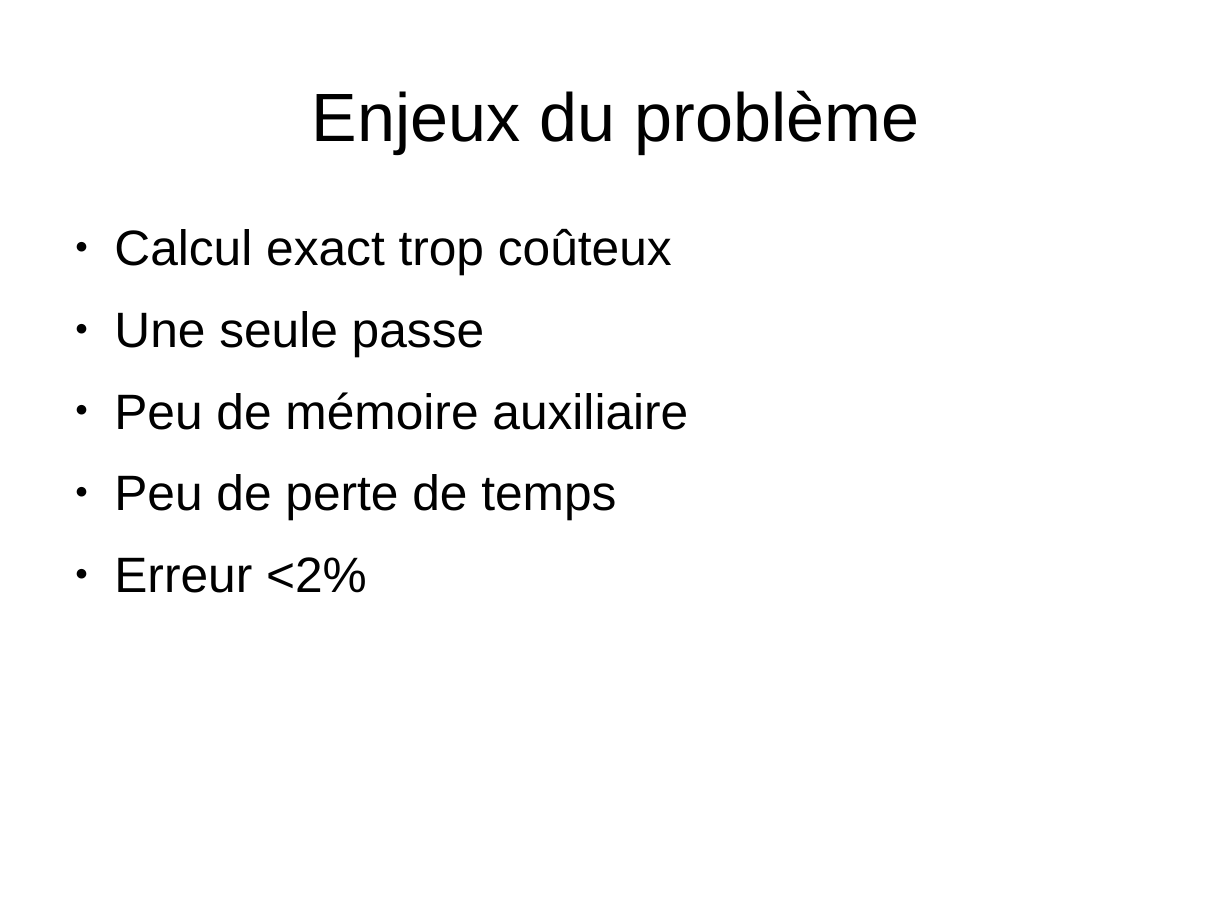
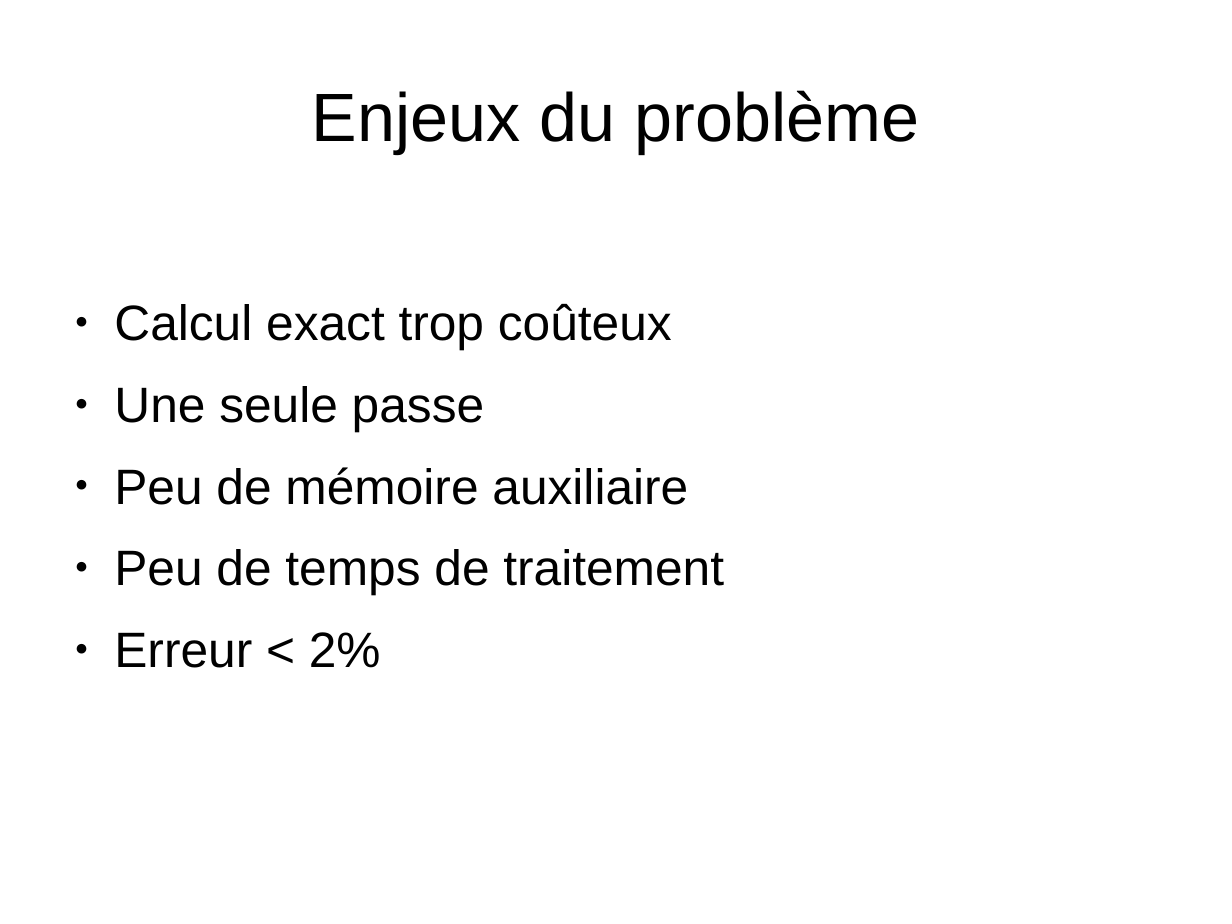
Before and after one commit to tal-chan/projet_inf431, a slide deck: slide 2 of Soutenance.odp. Drawn at 1232x924 pixels with LibreOffice and Linux fonts; fonts in the diff are those of the drawing. Boxes give left, top, right and bottom in pixels: in the first picture for what was removed or moved away, otherwise in the second. Text is boxed around its words. In the diff, an @@ line names an element or a change of style, - is before the commit and + after.

```diff
--- a/Soutenance.odp
+++ b/Soutenance.odp
@@ text "Calcul exact trop coûteux": place and size @@
-text "Calcul exact trop coûteux" at [114, 228, 688, 593]
+text "Calcul exact trop coûteux" at [114, 303, 724, 668]
@@ text at [114, 549, 724, 668]: text changed @@
-● Peu de perte de temps
-● Erreur <2%
+● Peu de temps de traitement
+● Erreur < 2%
```
Also in this commit, not shown: 6 other slides changed.
